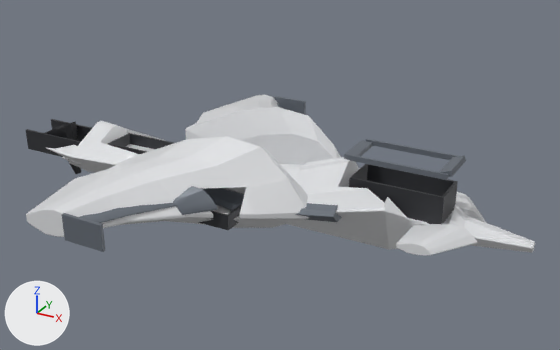
A saved change to the glTF model assets/ships/release/render-packages/hornet-production-v1-lod2/render.glb.
One viewpoint serves both versions: a 50 mm lens placed at (7.09, -11.27, 5.99), pointed at (0.74, 0.29, 0.21). Arrows for +X, +Y and +Z are at lower left; the lights stay in place. The first picture is the older version. Objects named as collision shapes, trigger or cutter boxes, shadow casters or lower levels of detail are left out. Where no turn or scale is listed for an object, it has been applied to the vertices. Vertices at exactly the same position are counted once.

In view in the first picture: 'LOD0_Bell', 'LOD0_Canard_Port', 'LOD0_Canard_Stbd', 'LOD0_Drive_Fore', 'LOD0_Hull', 'LOD0_VisorBrow', 'LOD0_Wing_Port', 'LOD0_Wing_Stbd'.
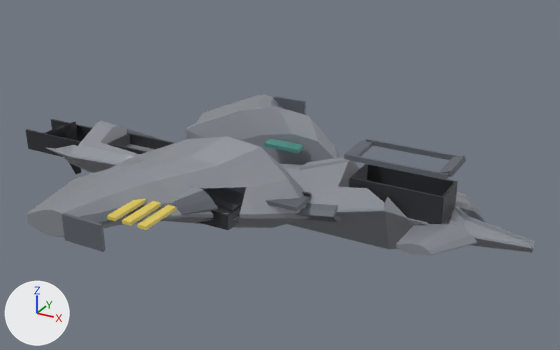
Pixel boxes (x1, y1, x2, y2) of what changed, in the pictures (560 x 350 px):
```json
{"object": "LOD0_Hull", "change": "recoloured", "before": [47, 107, 535, 253], "after": [47, 107, 535, 253], "on screen": "white to grey"}
{"object": "LOD0_Wing_Port", "change": "recoloured", "before": [26, 136, 308, 237], "after": [26, 136, 308, 237], "on screen": "white to grey"}
{"object": "LOD0_Canard_Port", "change": "recoloured", "before": [396, 223, 477, 255], "after": [396, 223, 477, 255], "on screen": "white to grey"}
{"object": "LOD0_StencilBar_0", "change": "added", "after": [107, 199, 177, 230], "on screen": "yellow"}
{"object": "LOD0_Wing_Stbd", "change": "recoloured", "before": [185, 95, 334, 145], "after": [185, 95, 334, 145]}
{"object": "LOD0_Canard_Stbd", "change": "recoloured", "before": [455, 192, 487, 223], "after": [455, 192, 487, 223], "on screen": "white to grey"}
{"object": "LOD0_MarkingPlate", "change": "added", "after": [264, 139, 304, 153]}
{"part": 1, "of": "me_cube_083", "change": "added", "after": [266, 196, 311, 211]}
```

The change, as JSON lines over the scene's bpy script:
```json
{"op": "set", "path": "mat_material_hull.base_color", "old": "(0.76, 0.77, 0.79)", "new": "(0.26, 0.28, 0.31)", "note": "white #e2e3e6 -> grey #8b9097"}
{"op": "add", "block": "mat_material_warning", "code": ["mat_material_warning = principled_material('Material_Warning')", "mat_material_warning.base_color = (0.78, 0.62, 0.1)  # yellow #e5ce59", "mat_material_warning.metallic = 0.02", "mat_material_warning.roughness = 0.42"]}
{"op": "add", "block": "mat_material_marking", "code": ["mat_material_marking = principled_material('Material_Marking')", "mat_material_marking.base_color = (0.07, 0.28, 0.24)  # cyan #4b9086", "mat_material_marking.metallic = 0.04", "mat_material_marking.roughness = 0.4"]}
{"block": "me_cube_083", "where": "# used by ob_lod0_visorbrow; location = (0.0, 0.0, 0.0)"}
{"op": "remove", "block": "me_cube_083", "code": "me_cube_083.from_pydata(...)  # 880 vertices, 1712 faces; spans x -1.56..4.13, y -3.41..3.41, z 0.11..1.23"}
{"op": "add", "block": "me_cube_083", "code": "me_cube_083.from_pydata(...)  # 936 vertices, 1820 faces; spans x -1.56..4.13, y -3.41..3.41, z 0.11..1.23"}
{"block": "me_cube_083", "change": "me_cube_083 part 1: the loose piece of 56 vertices spanning x 2.3..2.5, y -0.36..0.36, z 1.08..1.16 is copied, and the copy is scaled about its middle by (4.61, 0.693, 0.858), then moved by (-0.98, -0.98, -0.7); it spans x 0.96..1.88, y -1.23..-0.73, z 0.38..0.45"}
{"block": "me_cube_083", "change": "other edits to the shape of me_cube_083 do not show in these pictures"}
{"op": "add", "block": "me_cube_229", "code": ["me_cube_229 = bpy.data.meshes.new('Cube.229')", "me_cube_229.from_pydata(...)  # a box spanning x 0.14..0.3, y -3.11..-2.33, z 0.51..0.57; a box spanning x -0.16..0.0, y -3.11..-2.33, z 0.51..0.57; a box spanning x -0.46..-0.3, y -3.11..-2.33, z 0.51..0.57", "me_cube_229.materials.append(mat_material_warning)  # yellow #e5ce59"]}
{"op": "add", "block": "me_cube_232", "code": ["me_cube_232 = bpy.data.meshes.new('Cube.232')", "me_cube_232.from_pydata(...)  # 56 vertices, 108 faces; spans x 0.37..1.07, y 0.35..0.61, z 0.685..0.755", "me_cube_232.materials.append(mat_material_marking)  # cyan #4b9086"]}
{"op": "add", "block": "ob_lod0_stencilbar_0", "code": ["ob_lod0_stencilbar_0 = bpy.data.objects.new('LOD0_StencilBar_0', me_cube_229)", "ob_lod0_stencilbar_0.location = (0.0, 0.0, 0.0)"]}
{"op": "add", "block": "ob_lod0_markingplate", "code": ["ob_lod0_markingplate = bpy.data.objects.new('LOD0_MarkingPlate', me_cube_232)", "ob_lod0_markingplate.location = (0.0, 0.0, 0.0)"]}
```
